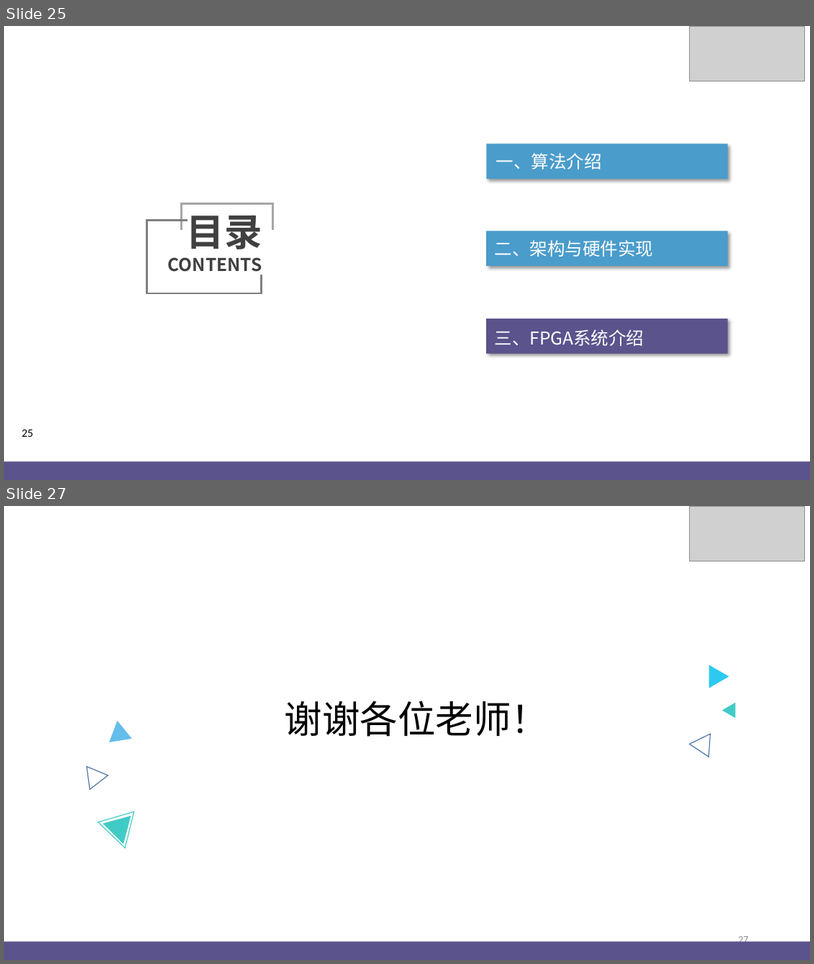
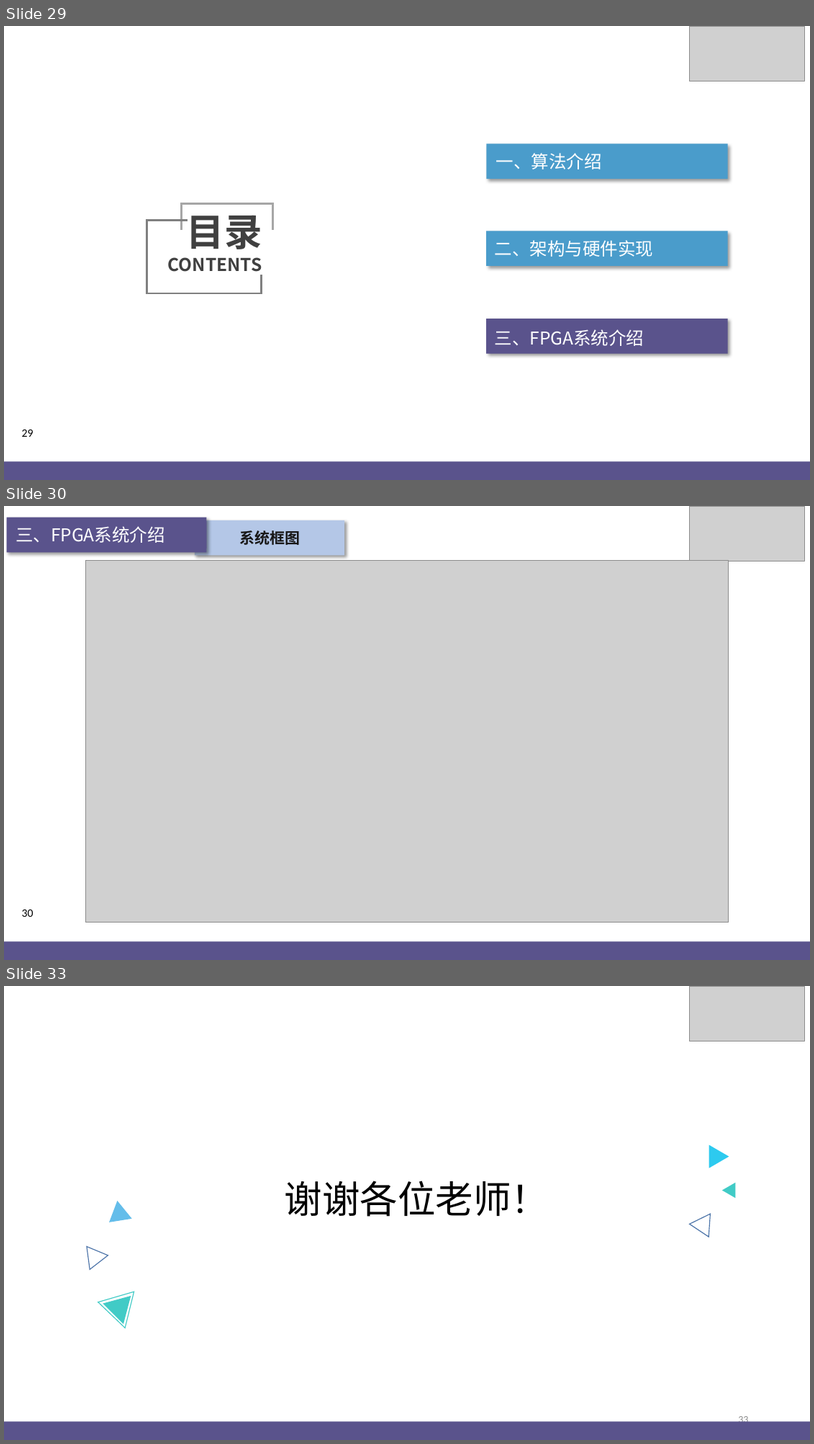
Before and after one commit to jjyy-Huang/LoG-UTE-RAISR-Doc, a slide deck: PPT.pptx. Shown one above the other, each under a label of ours: slides 25 and 27 before the commit, slides 29, 30 and 33 after it; the slides between them are not shown. The pictures are 814x964 and 814x1444 pixels, drawn with LibreOffice and Linux fonts; fonts in the diff are those of the drawing; grey boxes stand for pictures; background and template pictures are left out. Boxes give left, top, right and bottom in pixels: in the first picture for what was removed or moved away, otherwise in the second. Text is boxed around its words. In the diff, an @@ line names an element or a change of style, - is before the commit and + after.

```diff
--- a/PPT.pptx
+++ b/PPT.pptx
@@ slide 30 added at [4, 506, 810, 960], background picture (left out); not listed: 1 template element that a slide beside it also shows @@
@@ rectangle added at [6, 518, 206, 553], fill #5A538C @@
@@ text added at [16, 526, 165, 543], 21 pt, text #FFFFFF @@
+三、FPGA系统介绍
@@ rectangle added at [196, 520, 345, 556], fill #B4C7E7, 18 pt, text #181717, bold @@
+系统框图
@@ picture added at [690, 506, 805, 561] @@
@@ picture added at [85, 561, 729, 921] @@
@@ rectangle added at [4, 941, 810, 960], fill #5A538C @@
@@ what was slide 25 is now slide 29 @@
@@ page number at [22, 428, 34, 436]: text changed @@
-25
+29
@@ what was slide 27 is now slide 33 @@
```
Also in this commit, not shown: 2 slides changed, 5 other slides added, 2 other files.
